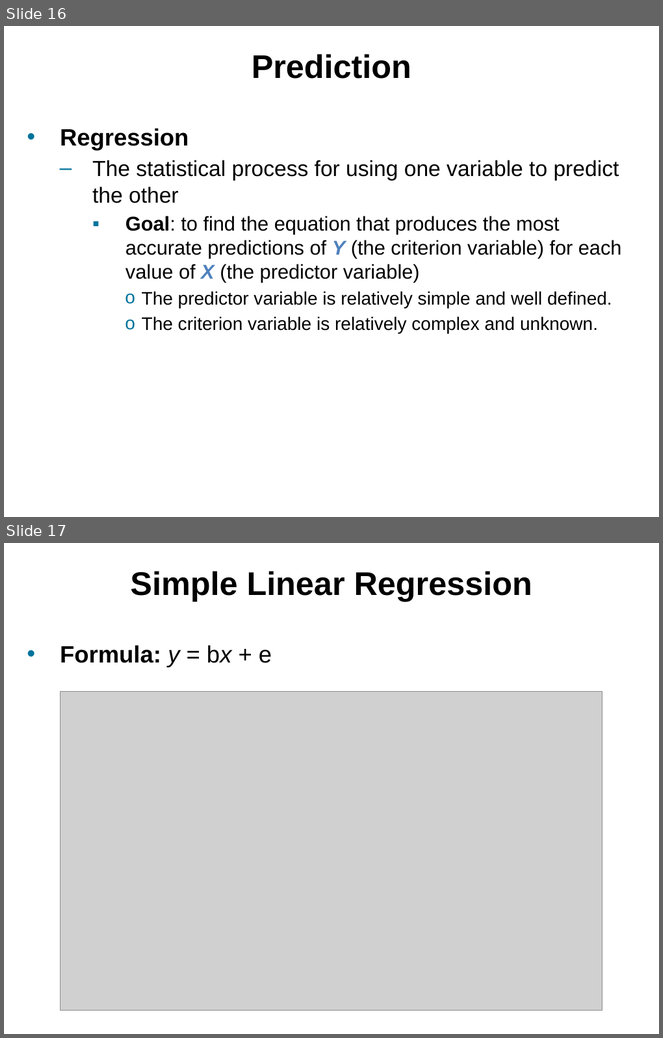
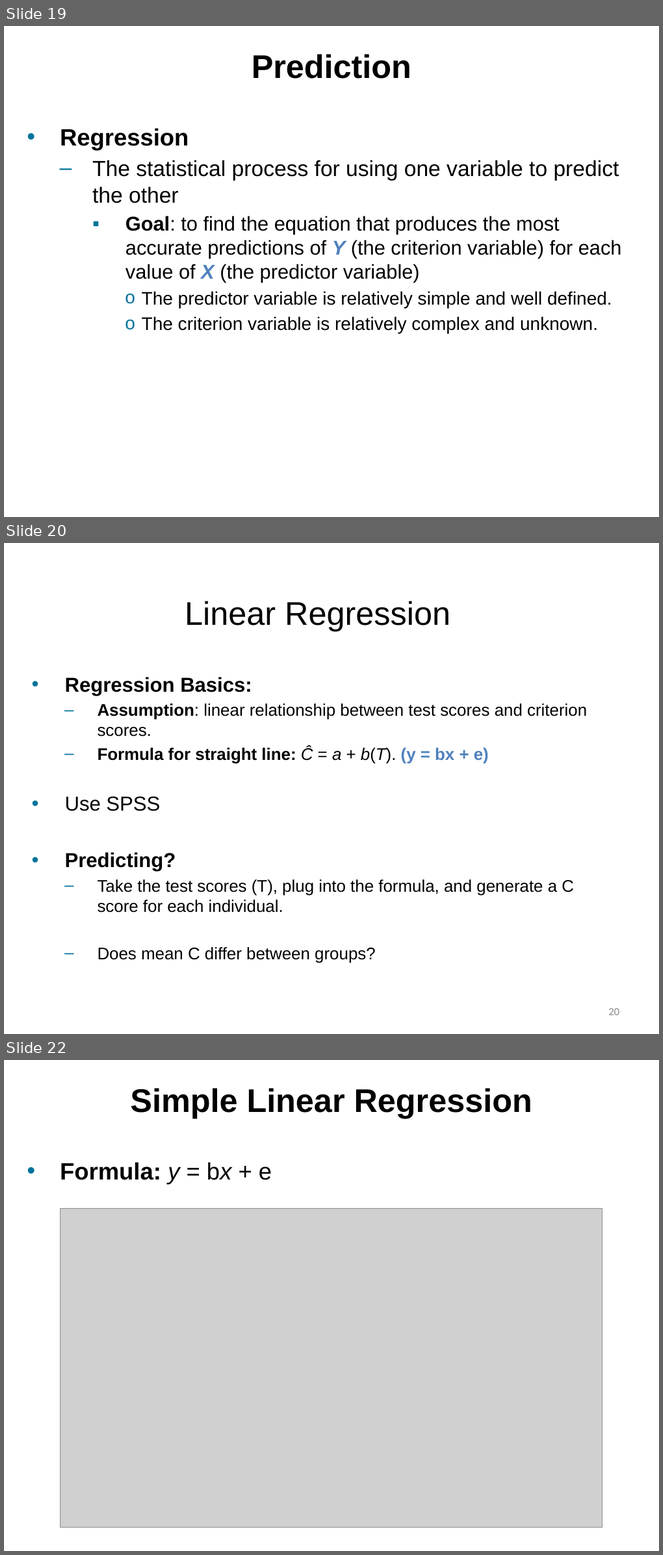
Before and after one commit to npm27/Teaching-Materials, a slide deck: Research Methods/Slides/Chapter 12.pptx. Shown one above the other, each under a label of ours: slides 16 and 17 before the commit, slides 19, 20 and 22 after it; the slides between them are not shown. The pictures are 663x1038 and 663x1555 pixels, drawn with LibreOffice and Linux fonts; fonts in the diff are those of the drawing; grey boxes stand for pictures. Boxes give left, top, right and bottom in pixels: in the first picture for what was removed or moved away, otherwise in the second. Text is boxed around its words. In the diff, an @@ line names an element or a change of style, - is before the commit and + after.

```diff
--- a/Research Methods/Slides/Chapter 12.pptx
+++ b/Research Methods/Slides/Chapter 12.pptx
@@ slide 20 added at (x1=4, y1=543, x2=659, y2=1034), background #FFFFFF @@
@@ title added at (x1=185, y1=601, x2=451, y2=631), 36 pt, text #000000 @@
+Linear Regression
@@ text added at (x1=65, y1=677, x2=587, y2=964), 18.5 pt, text #000000 @@
+• Regression Basics:
+  – Assumption: linear relationship between test scores and criterion scores.
+  – Formula for straight line: Ĉ = a + b(T). (y = bx + e)
+• Use SPSS
+• Predicting?
+  – Take the test scores (T), plug into the formula, and generate a C score for each individual.
+  – Does mean C differ between groups?
@@ page number added at (x1=608, y1=1008, x2=620, y2=1016), 12 pt, text #8C8C8C @@
+20
@@ what was slide 16 is now slide 19 @@
@@ what was slide 17 is now slide 22 @@
```
Also in this commit, not shown: 6 slides changed, 8 other slides added, 2 slides removed, 1 other file.
